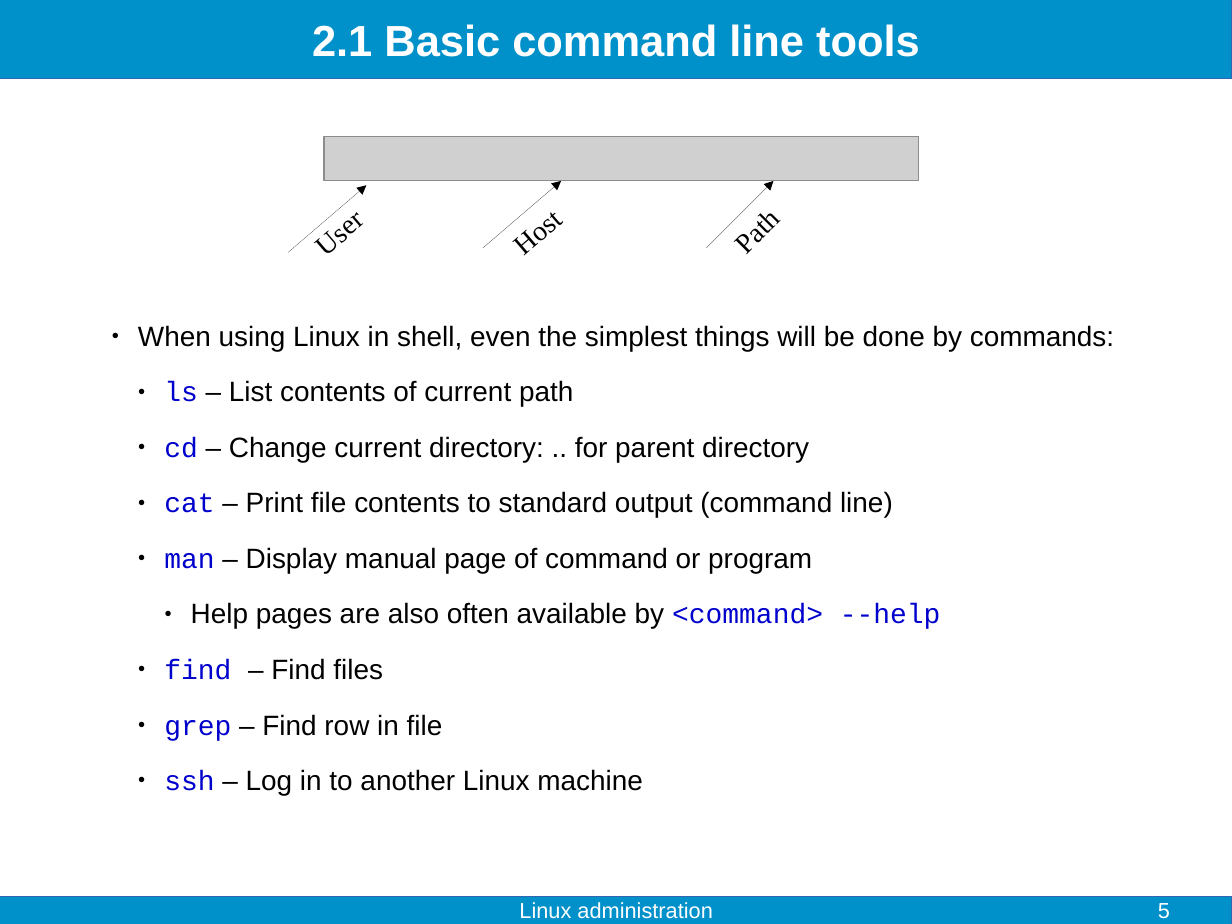
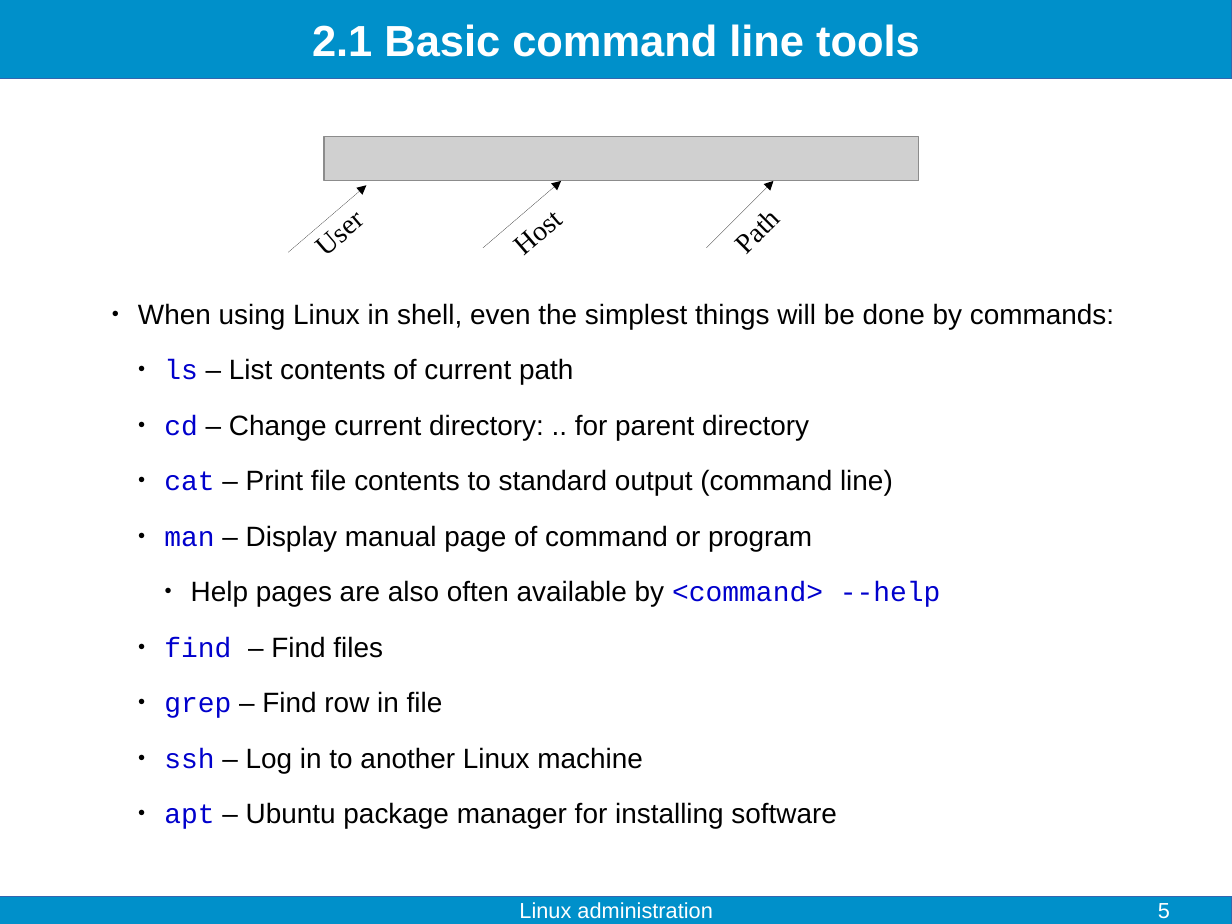
Before and after one commit to fjelltopp/training, a slide deck: slide 5 of linux_administration/linux_administration.odp. Drawn at 1232x924 pixels with LibreOffice and Linux fonts; fonts in the diff are those of the drawing; grey boxes stand for pictures. Boxes give left, top, right and bottom in pixels: in the first picture for what was removed or moved away, otherwise in the second. Text is boxed around its words. In the diff, an @@ line names an element or a change of style, - is before the commit and + after.

```diff
--- a/linux_administration/linux_administration.odp
+++ b/linux_administration/linux_administration.odp
@@ text "When using Linux in shell, ...": place and size @@
-text "When using Linux in shell, ..." at bbox=[138, 325, 1114, 795]
+text "When using Linux in shell, ..." at bbox=[138, 303, 1114, 829]
@@ text at bbox=[164, 802, 837, 829]: paragraph added @@
+  ● apt – Ubuntu package manager for installing software
```
Also in this commit, not shown: 2 other slides changed, 4 slides added.
